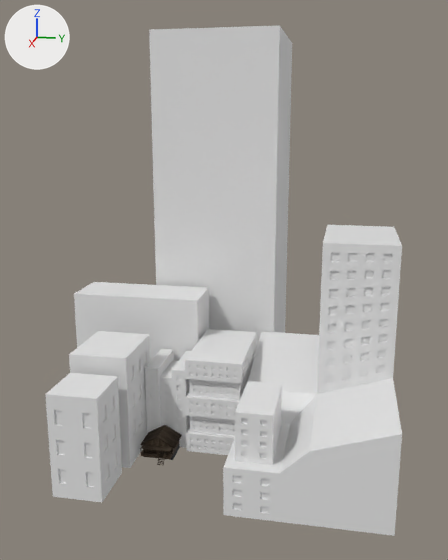
The Blender file assets/models/grad.blend, before and after one commit.
Before and after are seen from a 50 mm lens placed at (195.0, 62.0, 114.0), pointed at (-28.0, 17.0, 58.0). Lighting does not change. The marker at upper left points along +X, +Y and +Z. The older version comes first.

Script lines for the objects in view, before the commit:
```python
ob_kuca_za_referencu = bpy.data.objects.new('kuca za referencu', me_cube)
ob_kuca_za_referencu.location = (0.0, 0.0, 0.0)
ob_zgrada1_col = bpy.data.objects.new('zgrada1-col', me_cube_011)
ob_zgrada1_col.location = (-14.8, 0.5, 0.0)
ob_zgrada1_col.scale = (10.0, 7.5, 15.0)
ob_zgrada2_col = bpy.data.objects.new('zgrada2-col', me_cube_050)
ob_zgrada2_col.location = (0.0, -17.5, 0.0)
ob_zgrada2_col.scale = (12.5, 10.0, 20.0)
ob_zgrada3_col = bpy.data.objects.new('zgrada3-col', me_cube_052)
ob_zgrada3_col.location = (-20.0, 18.5, 0.0)
ob_zgrada3_col.scale = (17.5, 10.0, 17.5)
ob_zgrada5_col = bpy.data.objects.new('zgrada5-col', me_cube_054)
ob_zgrada5_col.location = (-73.5, 9.0, 0.0)
ob_zgrada5_col.scale = (25.0, 25.0, 75.0)
ob_zgrada7_col = bpy.data.objects.new('zgrada7-col', me_cube_056)
ob_zgrada7_col.location = (-7.6, 54.2, 0.0)
ob_zgrada7_col.scale = (40.0, 25.0, 16.0)
# also in view: 'zgrada4-col' at (-36.0, -18.0, 25.0)
```
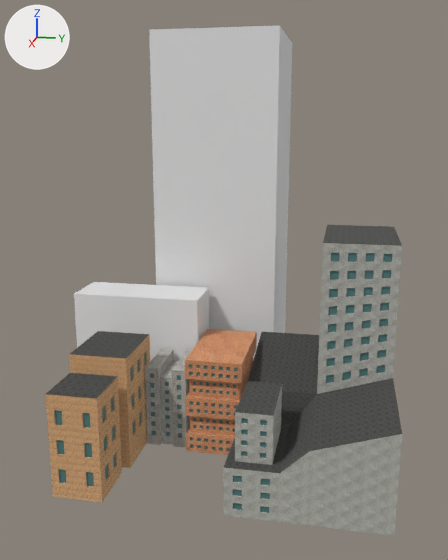
Changed parts and their boxes [x1, y1, x2, y2] in the pictures (448 x 560 px):
'kuca za referencu', hidden: before [140, 425, 182, 466]
part 1 of me_cube_011, deleted: before [150, 350, 182, 431]
part 2 of me_cube_011, recoloured (white to grey): [145, 349, 191, 448] in both
part 3 of me_cube_011, recoloured: [150, 373, 189, 438] in both
part 4 of me_cube_050, reshaped: [53, 351, 147, 502] in both
part 5 of me_cube_050, recoloured (white to brown): [45, 334, 150, 503] in both
part 6 of me_cube_050, recoloured: [55, 352, 146, 486] in both
part 7 of me_cube_050, recoloured (white to grey): [46, 331, 149, 399] in both
part 8 of me_cube_052, deleted (mostly hidden): before [187, 427, 235, 438]
part 9 of me_cube_052, deleted (mostly hidden): before [186, 380, 248, 402]
part 10 of me_cube_052, recoloured (white to orange): [185, 329, 257, 455] in both
part 11 of me_cube_052, recoloured (darker): [189, 364, 243, 451] in both
part 12 of me_cube_056, recoloured (white to grey): [223, 243, 402, 536] in both
part 13 of me_cube_056, recoloured (white to dark cyan): [326, 253, 392, 383] in both
part 14 of me_cube_056, recoloured (white to dark cyan): [233, 418, 270, 513] in both
part 15 of me_cube_056, recoloured (white to grey): [224, 332, 402, 473] in both
part 16 of me_cube_056, recoloured (white to grey): [323, 225, 402, 246] in both

The change, as a list of edits to the scene's bpy script:
```text
Add mat_staklo1:
    mat_staklo1 = principled_material('staklo1')
    mat_staklo1.base_color = (0.0796, 0.191, 0.191)  # dark cyan #507979
Add mat_krov:
    mat_krov = principled_material('krov')
    mat_krov.texture = img_krov_png
    mat_krov.roughness = 1.0
    mat_krov.diffuse_roughness = 1.0
Add mat_beton7:
    mat_beton7 = principled_material('Beton7')
    mat_beton7.texture = img_beton7_png
    mat_beton7.roughness = 1.0
    mat_beton7.diffuse_roughness = 0.304
Add mat_beton3:
    mat_beton3 = principled_material('Beton3')
    mat_beton3.texture = img_beton3_png
    mat_beton3.roughness = 1.0
    mat_beton3.diffuse_roughness = 0.275
Add mat_beton2:
    mat_beton2 = principled_material('Beton2')
    mat_beton2.texture = img_beton2_png
    mat_beton2.roughness = 1.0
    mat_beton2.diffuse_roughness = 0.5
Add mat_beton1:
    mat_beton1 = principled_material('Beton1')
    mat_beton1.texture = img_beton1_png
    mat_beton1.roughness = 1.0
    mat_beton1.diffuse_roughness = 0.238
Change me_cube_011:
    used by ob_zgrada1_col; location = (-14.8, 0.5, 0.0); scale = (10.0, 7.5, 15.0)
    remove me_cube_011.from_pydata(...)  # 1312 vertices, 1310 faces; spans x -1.0..1.0, y -1.0..1.0, z 0.0..2.0
    add me_cube_011.from_pydata(...)  # 1088 vertices, 1086 faces; spans x -1.0..1.0, y -1.0..1.0, z 0.0..2.0
    me_cube_011 part 1: 224 vertices removed from x -1.0..1.0, y -0.78..0.78, z 0.0..2.0
    me_cube_011 part 2: 853 faces spanning x -1.0..1.0, y -1.0..1.0, z 0.0..2.0 switch from no material to mat_beton1 (picture img_beton1_png)
    me_cube_011 part 3: 35 faces spanning x -0.64..0.98, y -0.78..0.97, z 0.22..1.88 switch from no material to mat_staklo1 (dark cyan #507979)
Change me_cube_050:
    used by ob_zgrada2_col; location = (0.0, -17.5, 0.0); scale = (12.5, 10.0, 20.0)
    remove me_cube_050.from_pydata(...)  # 700 vertices, 698 faces; spans x -1.0..2.68, y -1.0..1.0, z 0.0..2.0
    add me_cube_050.from_pydata(...)  # 592 vertices, 589 faces; spans x -1.0..2.68, y -1.0..1.0, z 0.0..2.0
    me_cube_050 part 4
    108 vertices are removed from x -0.71..2.68, y -0.33..1.0, z 0.0..1.75
    232 faces are deleted
    104 new faces join them, mat_beton2 (picture img_beton2_png)
    19 new faces join them, mat_krov (picture img_krov_png)
    me_cube_050 part 5: 383 faces spanning x -1.0..2.68, y -1.0..1.0, z 0.0..2.0 switch from no material to mat_beton2 (picture img_beton2_png)
    me_cube_050 part 6: 21 faces spanning x -0.71..2.64, y -0.58..0.95, z 0.25..1.75 switch from no material to mat_staklo1 (dark cyan #507979)
    me_cube_050 part 7: 62 faces spanning x -1.0..2.68, y -1.0..1.0, z 1.75..2.0 switch from no material to mat_krov (picture img_krov_png)
Change me_cube_052:
    used by ob_zgrada3_col; location = (-20.0, 18.5, 0.0); scale = (17.5, 10.0, 17.5)
    remove me_cube_052.from_pydata(...)  # 4312 vertices, 4310 faces; spans x -1.0..1.0, y -1.0..1.0, z 0.0..2.0
    add me_cube_052.from_pydata(...)  # 3992 vertices, 3990 faces; spans x -1.0..1.0, y -1.0..1.0, z 0.0..2.0
    me_cube_052 part 8: 80 vertices removed from x -1.0..1.0, y -1.0..1.0, z 0.4
    me_cube_052 part 9: 80 vertices removed from x -1.0..1.0, y -1.0..1.0, z 1.2
    me_cube_052 part 10: 3440 faces spanning x -1.0..1.0, y -1.0..1.0, z 0.0..2.0 switch from no material to mat_beton3 (picture img_beton3_png)
    me_cube_052 part 11: 230 faces spanning x -0.92..0.98, y -0.98..0.98, z 0.08..1.92 switch from no material to mat_staklo1 (dark cyan #507979)
    other edits to the shape of me_cube_052 do not show in these pictures
Change me_cube_056:
    where me_cube_056.from_pydata(...)  # 2926 vertices, 2921 faces; spans x -1.0..1.0, y -1.0..1.0, z 0.0..4.82
    used by ob_zgrada7_col; location = (-7.6, 54.2, 0.0); scale = (40.0, 25.0, 16.0)
    me_cube_056 part 12: 2345 of the faces centred in x -1.0..1.0, y -1.0..1.0, z 0.0..4.74 switch from no material to mat_beton7 (picture img_beton7_png)
    me_cube_056 part 13: 72 of the faces centred in x -0.86..-0.01, y 0.02..0.83, z 1.85..4.56 switch from no material to mat_staklo1 (dark cyan #507979)
    me_cube_056 part 14: 32 of the faces centred in x 0.43..0.99, y -0.98..-0.5, z 0.21..1.83 switch from no material to mat_staklo1 (dark cyan #507979)
    me_cube_056 part 15: 358 of the faces centred in x -0.95..0.95, y -0.95..0.94, z 1.0..2.0 switch from no material to mat_krov (picture img_krov_png)
    me_cube_056 part 16: 99 of the faces centred in x -0.95..-0.05, y 0.06..0.94, z 4.82 switch from no material to mat_krov (picture img_krov_png)
Change ob_kuca_za_referencu:
    add ob_kuca_za_referencu.hide_set(True)
```
